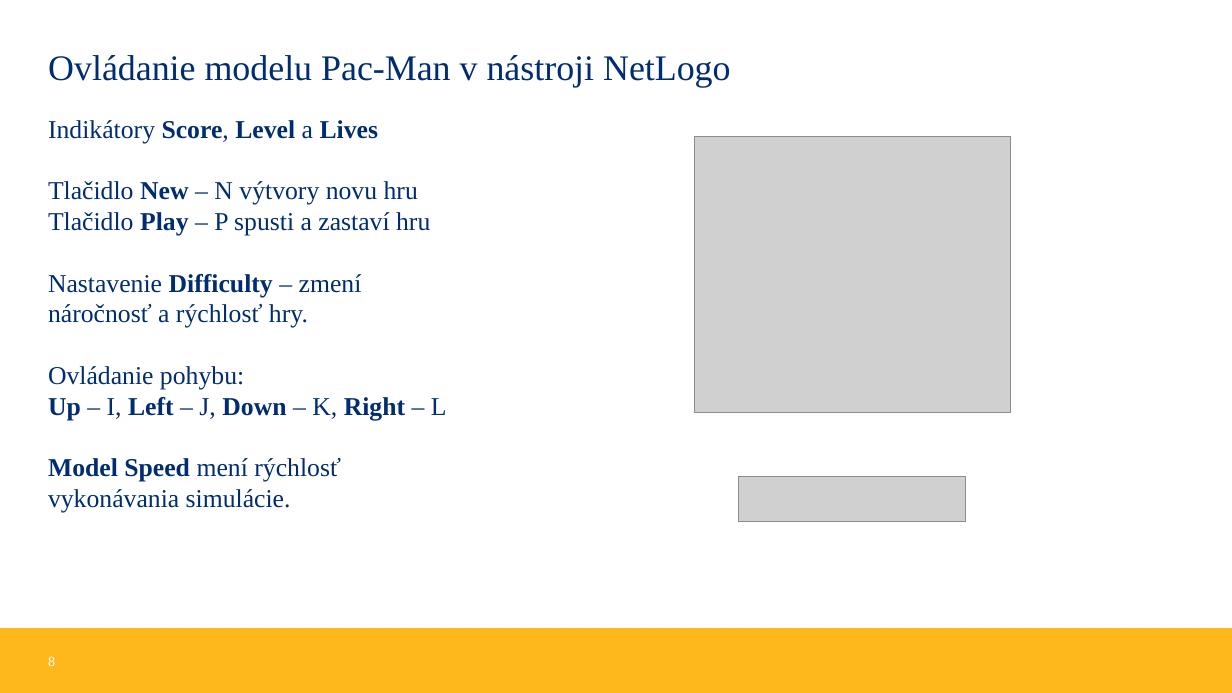
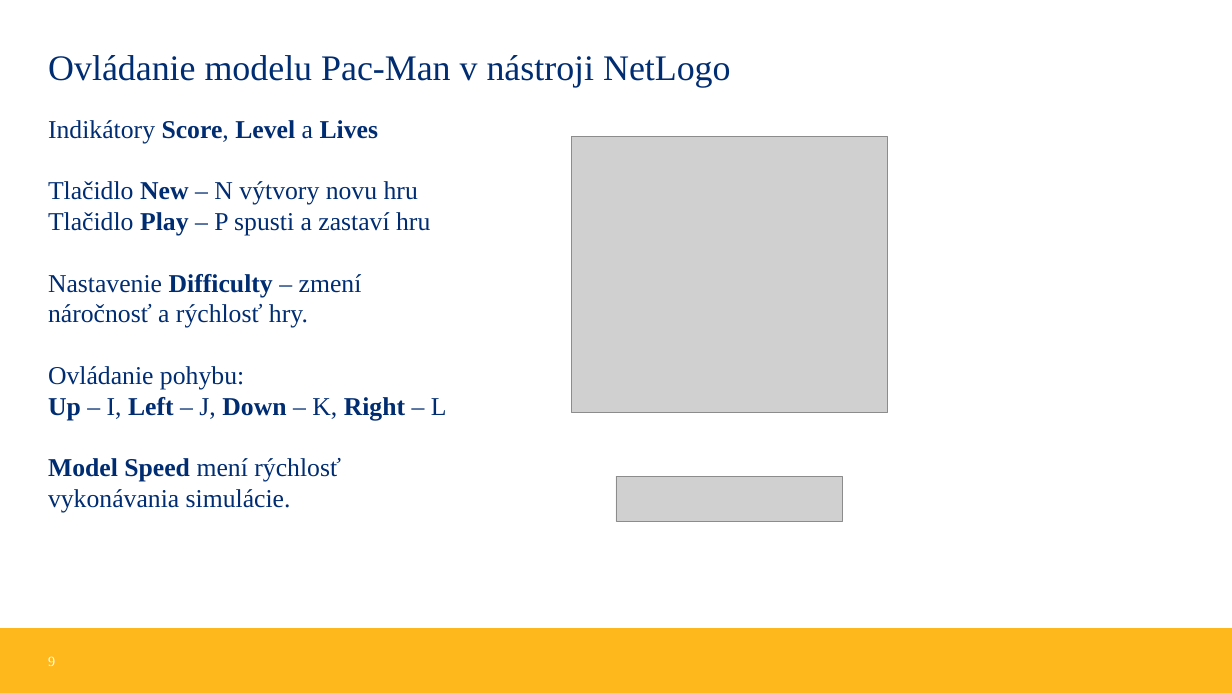
Before and after one commit to M4kovka/T2-PacMan, a slide deck: slide 9 of Pac-ManV3_animated.pptx (slide 8 before the commit). Drawn at 1232x693 pixels with LibreOffice and Linux fonts; fonts in the diff are those of the drawing; grey boxes stand for pictures; background and template pictures are left out. Boxes give left, top, right and bottom in pixels: in the first picture for what was removed or moved away, otherwise in the second. Text is boxed around its words. In the diff, an @@ line names an element or a change of style, - is before the commit and + after.

```diff
--- a/Pac-ManV3_animated.pptx
+++ b/Pac-ManV3_animated.pptx
@@ picture: place and size @@
-picture at bbox=[695, 137, 1011, 413]
+picture at bbox=[572, 137, 888, 413]
@@ picture: place and size @@
-picture at bbox=[739, 476, 966, 521]
+picture at bbox=[616, 476, 843, 521]
@@ page number at bbox=[48, 656, 55, 666]: text changed @@
-8
+9
```
Also in this commit, not shown: 2 other slides changed, 3 slides added.
